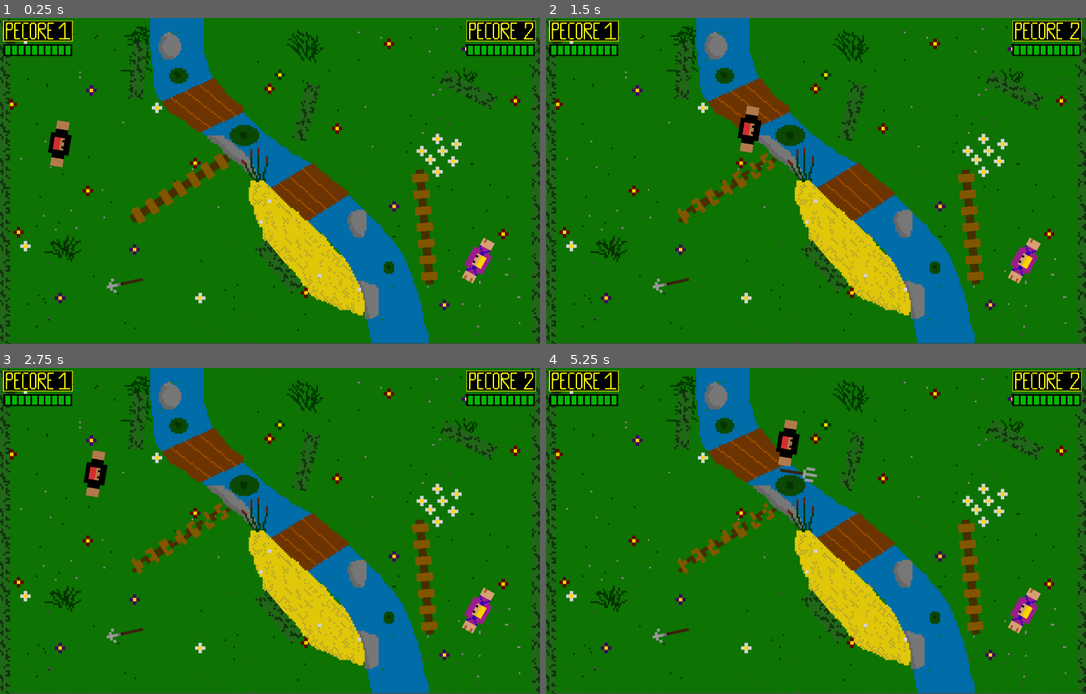
Above: before the commit, frames 1-4 (two rows, left to right).
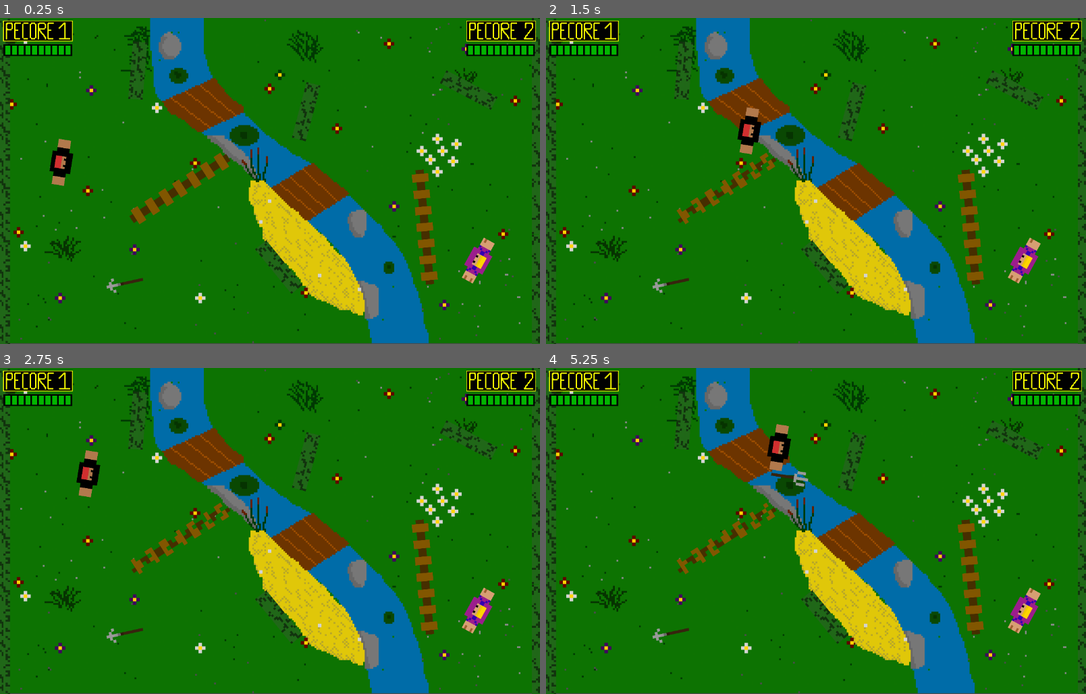
Above: after the commit, the same moments.

Repository: GuenotF/Proto_Pecore_Fight
Game: Godot game, scene res://_Scenes/Map.tscn
Two runs of this game, one before a commit and one after it. Both use one fixed random seed, a clock stepped at 60 frames per second and the inputs below. Sound files missing from this copy of the repository are replaced by a short silence.
Inputs (mouse positions are in pixels of both pictures, inside the frame that each line leads up to):
- Up to frame 1 (0.25 s): no input
- Up to frame 2 (1.5 s): tap Enter at 0.5 s; move the mouse to (934, 164) at 0.52 s; hold D (move_right) from 0.53 s (still down); click (934, 164) at 0.6 s; tap Space (ui_select) at 0.77 s; move the mouse to (708, 197) at 1.27 s; click (708, 197) at 1.35 s
- Up to frame 3 (2.75 s): tap Space (ui_select) at 1.52 s; move the mouse to (324, 459) at 2.02 s; release D (move_right) at 2.03 s; hold Q (move_left) from 2.03 s (still down); click (324, 459) at 2.1 s
- Up to frame 4 (5.25 s): move the mouse to (789, 596) at 2.77 s; release Q (move_left) at 2.78 s; hold D (move_right) 2.78-4.28 s; click (789, 596) at 2.85 s; tap Space (ui_select) at 3.02, 3.77, 4.52 s; move the mouse to (978, 579) at 3.52 s; click (978, 579) at 3.6 s; move the mouse to (654, 482) at 4.27 s; hold Q (move_left) 4.28-5.03 s; click (654, 482) at 4.35 s; move the mouse to (843, 531) at 5.02 s; hold D (move_right) from 5.03 s (still down); click (843, 531) at 5.1 s

The runs differ from the first frame. In frame 1, 0.6% of the frame differs, in the area x 8-14%, y 31-52%; in frame 2, 0.1%; in frame 3, 0.5%; in frame 4, 0.8%, in the area x 40-60%, y 15-38%.

Commit message:
test ssh 3

Diff:
--- a/_Scenes/Map.tscn
+++ b/_Scenes/Map.tscn
@@ -76,7 +76,7 @@
 polygon = PoolVector2Array( 5.12366, -6.22839, 16.7155, -50.4148, 31.0363, -94.8323, 51.653, -135.734, 64.9584, -147.04 …(234 unchanged characters)…
 
 [node name="Player1" parent="." instance=ExtResource( 1 )]
-position = Vector2( 139.084, 286.351 )
+position = Vector2( 142.647, 329.114 )
 rotation = 0.160326
 scale = Vector2( 0.6, 0.6 )
 z_index = 1
